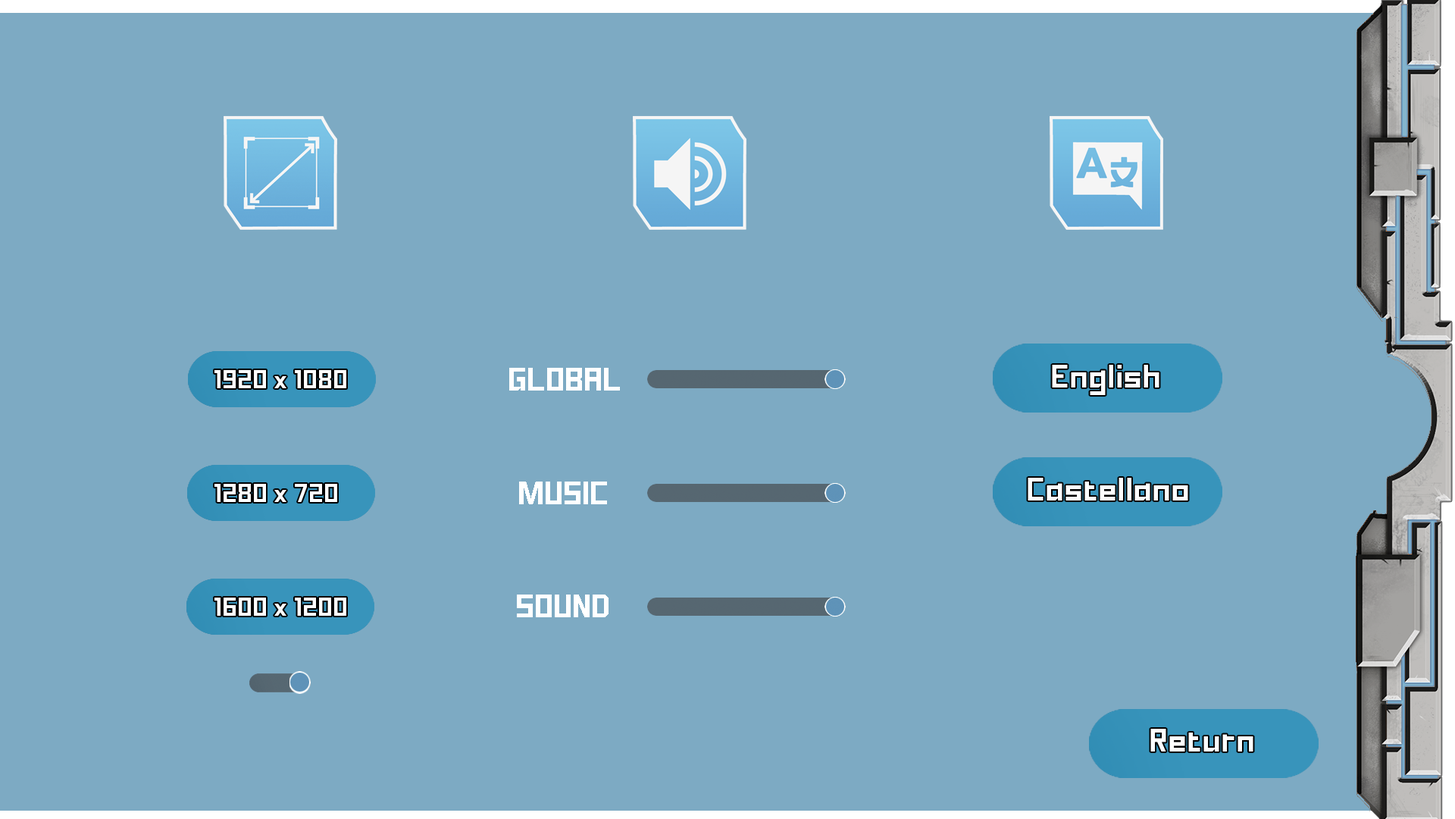
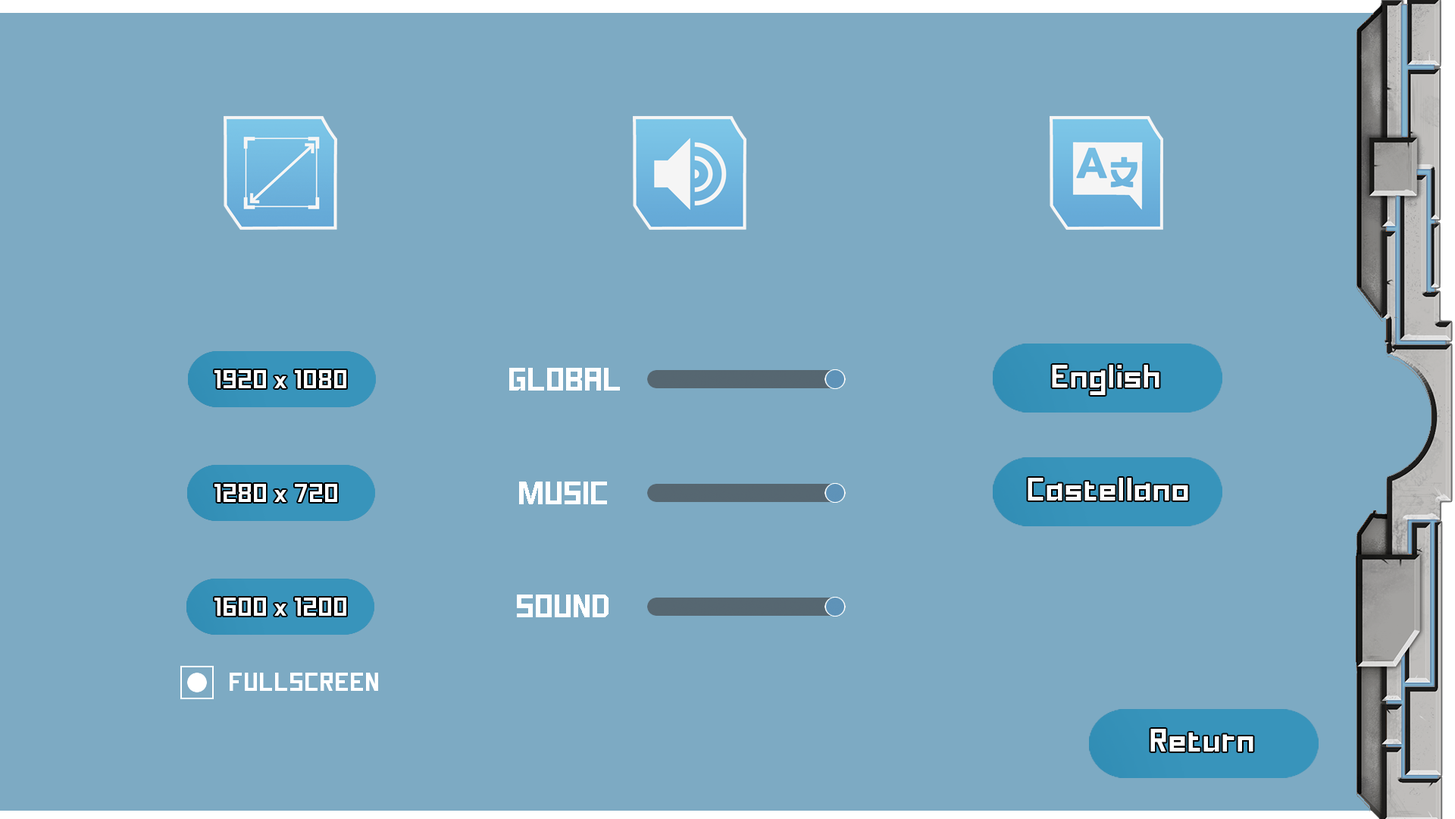
Layer changes from the first w=1455, h=819 image to the second:
renamed "fullscren_point" to "FULLSCREEN", painted on it over (229, 670, 379, 694)
removed layer "fullscreen_bar" over (249, 673, 311, 693)
added layer "fullscreen_point" above "fullscren box" over (187, 672, 207, 693)
added layer "fullscren box" above "english" over (180, 665, 214, 699)
